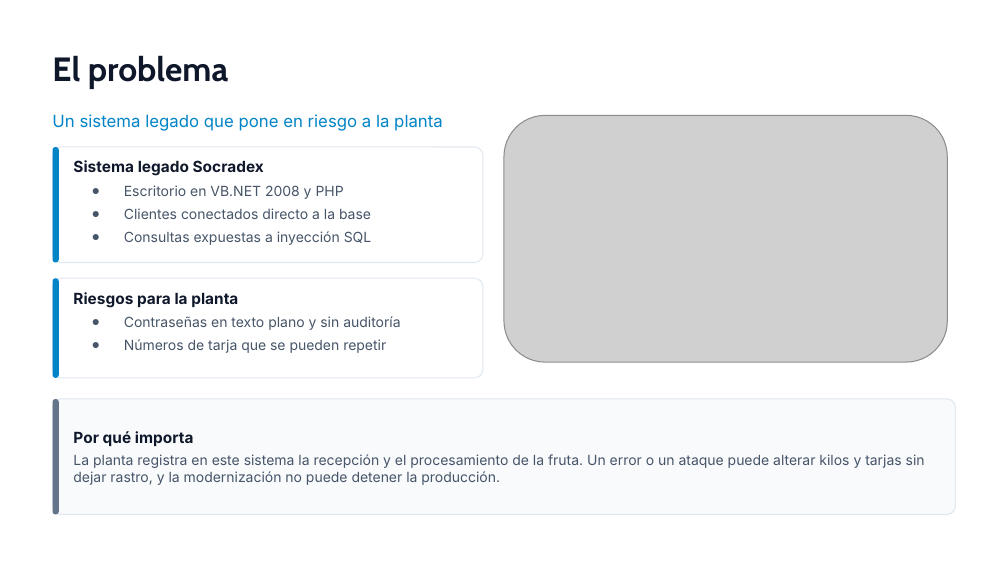
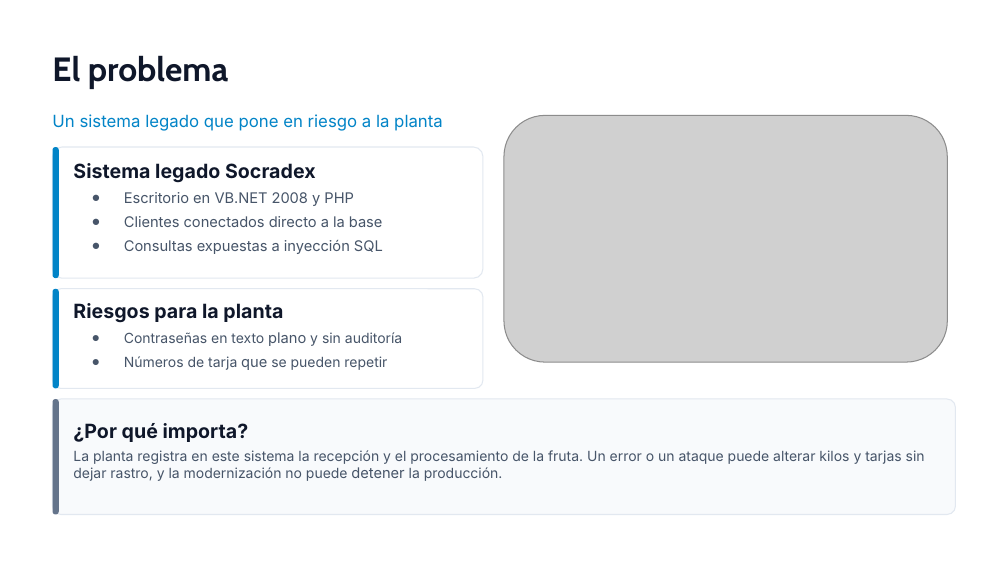
Before and after one commit to Alejandroduoc/A2D_SM, a slide deck: slide 2 of Fase 2/Evidencias Grupales/Presentacion Proyecto Fase 2.pptx. Drawn at 1008x567 pixels with LibreOffice and Linux fonts; fonts in the diff are those of the drawing; grey boxes stand for pictures. Boxes give left, top, right and bottom in pixels: in the first picture for what was removed or moved away, otherwise in the second. Text is boxed around its words. In the diff, an @@ line names an element or a change of style, - is before the commit and + after.

```diff
--- a/Fase 2/Evidencias Grupales/Presentacion Proyecto Fase 2.pptx
+++ b/Fase 2/Evidencias Grupales/Presentacion Proyecto Fase 2.pptx
@@ rounded rectangle: place and size @@
-rounded rectangle at bbox=[52, 147, 483, 263]
+rounded rectangle at bbox=[52, 147, 483, 278]
@@ rounded rectangle: place and size @@
-rounded rectangle at bbox=[52, 147, 58, 263]
+rounded rectangle at bbox=[52, 147, 58, 278]
@@ text "Sistema legado Socradex" at bbox=[73, 163, 383, 254]: size 11 to 14 pt in "Sistema legado Socradex"; size 10 to 10.5 pt in "Escritorio en VB.NET 2008 y PHP", "Clientes conectados directo a la base", "Consultas expuestas a inyección SQL" @@
@@ rounded rectangle: place and size @@
-rounded rectangle at bbox=[52, 278, 483, 378]
+rounded rectangle at bbox=[52, 288, 483, 388]
@@ rounded rectangle: place and size @@
-rounded rectangle at bbox=[52, 278, 58, 378]
+rounded rectangle at bbox=[52, 288, 58, 388]
@@ text "Riesgos para la planta": place and size @@
-text "Riesgos para la planta" at bbox=[73, 292, 400, 353]
+text "Riesgos para la planta" at bbox=[73, 303, 402, 370]
@@ text "Riesgos para la planta" at bbox=[73, 303, 402, 370]: size 11 to 14 pt in "Riesgos para la planta"; size 10 to 10.5 pt in "plano", "que" @@
@@ text "¿Por qué importa?": place and size @@
-text "¿Por qué importa?" at bbox=[73, 431, 925, 485]
+text "¿Por qué importa?" at bbox=[73, 423, 925, 481]
@@ text at bbox=[73, 423, 249, 442]: text changed; size 11 to 14 pt @@
-Por qué importa
+¿Por qué importa?
@@ text at bbox=[73, 450, 925, 481]: size 10 to 10.5 pt in "detener" @@
```
Also in this commit, not shown: 5 other slides changed.
